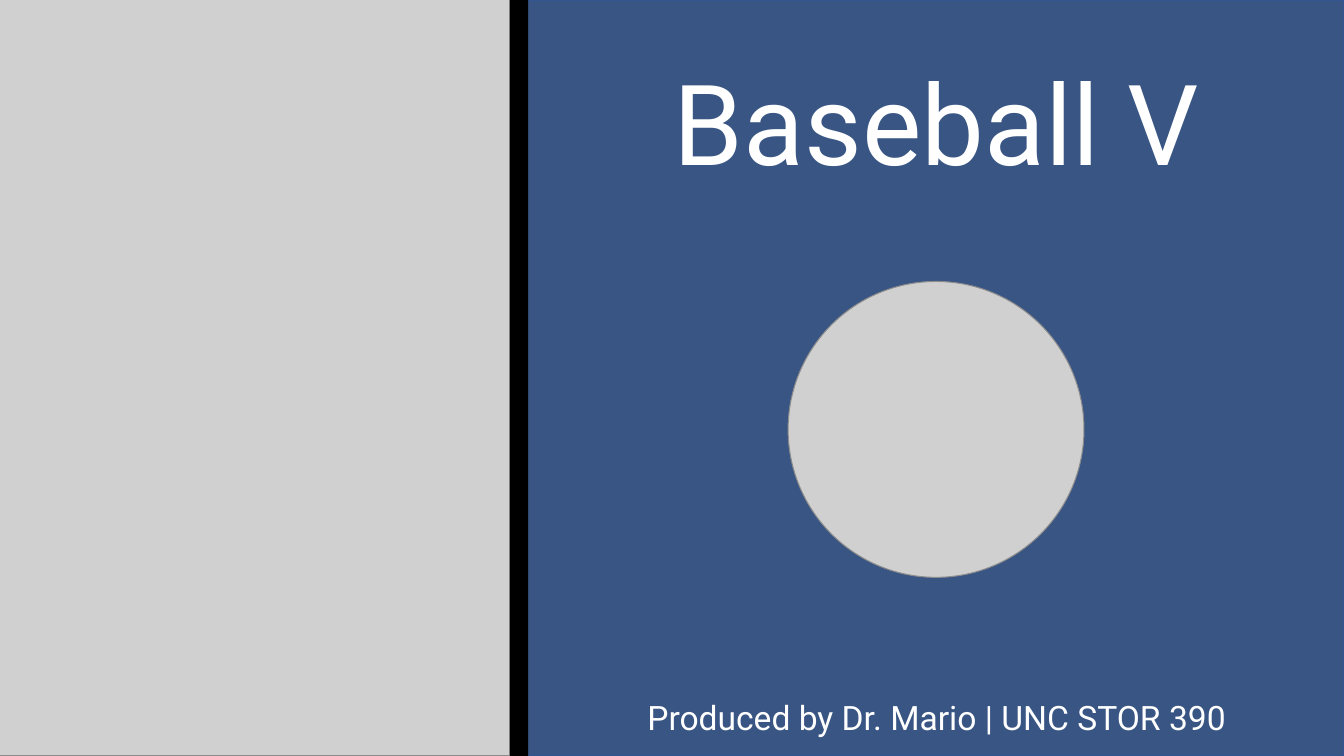
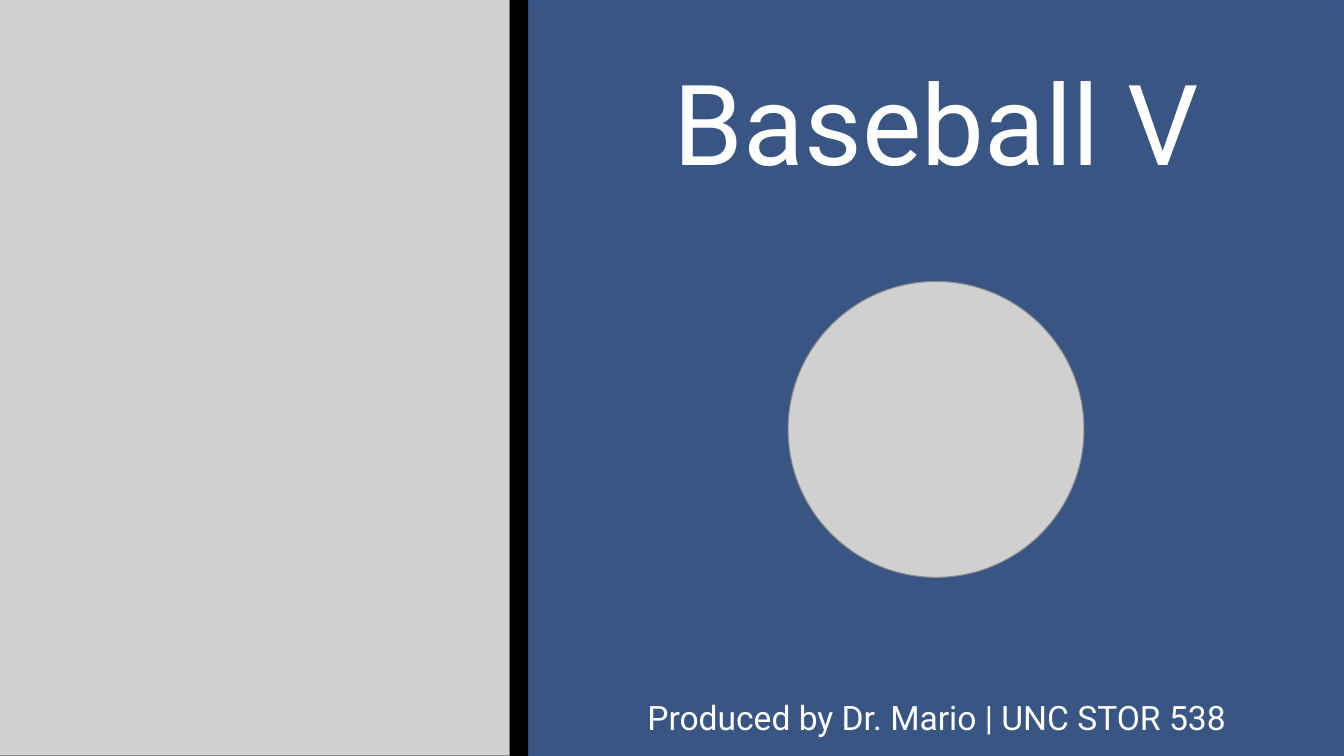
Before and after one commit to SuperMarioGiacomazzo/STOR538_WEBSITE, a slide deck: slide 1 of Slides/Baseball 5/Baseball_5_Lecture.pptx. Drawn at 1344x756 pixels with LibreOffice and Linux fonts; fonts in the diff are those of the drawing; grey boxes stand for pictures. Boxes give left, top, right and bottom in pixels: in the first picture for what was removed or moved away, otherwise in the second. Text is boxed around its words. In the diff, an @@ line names an element or a change of style, - is before the commit and + after.

```diff
--- a/Slides/Baseball 5/Baseball_5_Lecture.pptx
+++ b/Slides/Baseball 5/Baseball_5_Lecture.pptx
@@ subtitle at (x1=647, y1=705, x2=1226, y2=737): text changed @@
-Produced by Dr. Mario | UNC STOR 390
+Produced by Dr. Mario | UNC STOR 538
```
Also in this commit, not shown: 7 other files.
